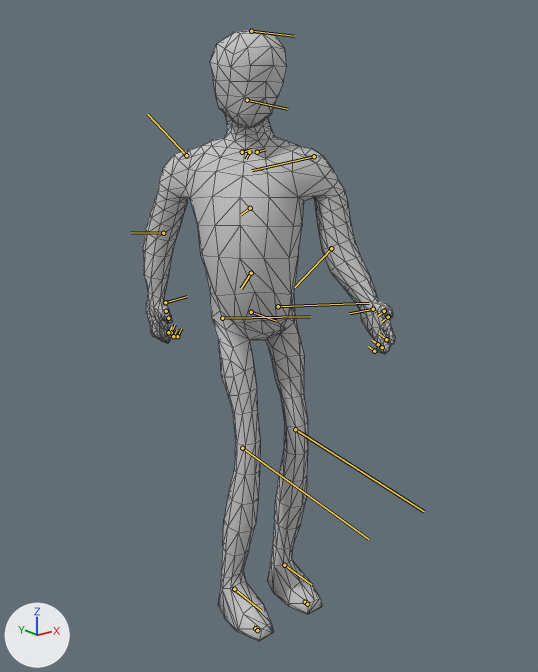
The FBX model P4/Project Stad 2/Assets/Prefabs/HoboWalking.FBX as it was, and as the next commit left it.
Both versions are drawn from a 50 mm camera at (-1.33, -1.713, 1.629) aimed at (0.013, -0.034, 0.957). The axes (+X, +Y, +Z) are drawn at lower left. The lights are the same throughout. Both versions are drawn at frame 31 of the action 'Take 001'; the numbers are the values there. The bones that bend it are drawn over the model as lines. Mesh edges are drawn as thin lines.

In view in the first picture: 'Character'.
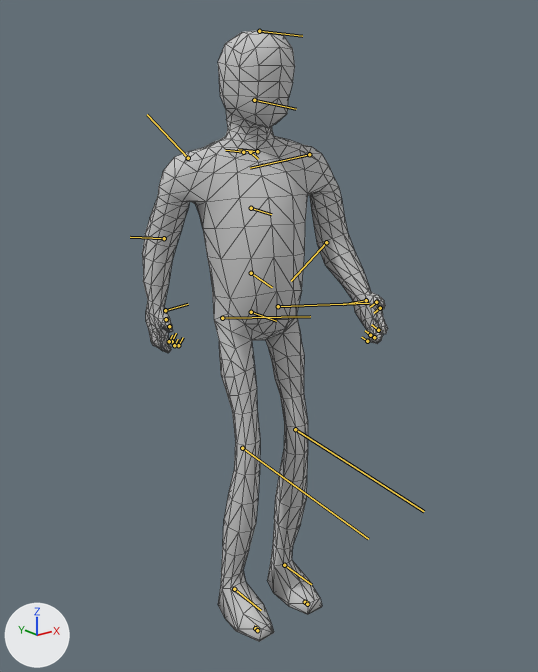
Boxes (x1, y1, x2, y2) around the edits, measured in the pictures (538 x 672 px):
'Character', posed
    before: (143, 30, 396, 642)
    after: (142, 31, 388, 642)
bone 'Bip001 Spine', root to tip
    before: (251, 273) to (241, 288)
    after: (251, 273) to (272, 287)
bone 'Bip001 L UpperArm', root to tip
    before: (314, 156) to (252, 170)
    after: (309, 154) to (250, 168)
bone 'Bip001 R UpperArm', root to tip
    before: (186, 155) to (147, 114)
    after: (188, 158) to (147, 114)
bone 'Bip001 Head', root to tip
    before: (247, 100) to (287, 109)
    after: (254, 100) to (296, 109)

The change, as a diff of the scene's bpy script:
```diff
--- a/P4/Project Stad 2/Assets/Prefabs/HoboWalking.FBX.py
+++ b/P4/Project Stad 2/Assets/Prefabs/HoboWalking.FBX.py
@@ bone_bip001_spine @@
 bone_bip001_spine = bpy.data.objects['Bip001'].pose.bones['Bip001 Spine']  # child of 'Bip001 Pelvis'
-bone_bip001_spine.rotation_quaternion = (0.918, -0.396, 0.015, 0.0)  # degrees (-47, 2, -1)
+bone_bip001_spine.rotation_quaternion = (0.989, -0.149, 0.006, 0.0)  # degrees (-17, 1, 0)
@@ bone_bip001_l_upperarm @@
 bone_bip001_l_upperarm = bpy.data.objects['Bip001'].pose.bones['Bip001 L UpperArm']  # child of 'Bip001 L Clavicle'
-bone_bip001_l_upperarm.rotation_quaternion = (0.92, -0.389, -0.044, -0.023)  # degrees (-46, -6, 0)
+bone_bip001_l_upperarm.rotation_quaternion = (0.988, -0.146, -0.009, -0.053)  # degrees (-17, -2, -6)
@@ bone_bip001_r_upperarm @@
 bone_bip001_r_upperarm = bpy.data.objects['Bip001'].pose.bones['Bip001 R UpperArm']  # child of 'Bip001 R Clavicle'
-bone_bip001_r_upperarm.rotation_quaternion = (0.905, -0.383, 0.097, 0.156)  # degrees (-44, 17, 13)
+bone_bip001_r_upperarm.rotation_quaternion = (0.97, -0.144, 0.039, 0.191)  # degrees (-15, 8, 21)
@@ bone_bip001_head @@
 bone_bip001_head = bpy.data.objects['Bip001'].pose.bones['Bip001 Head']  # child of 'Bip001 Neck'
-bone_bip001_head.rotation_quaternion = (0.918, 0.393, -0.053, 0.0)  # degrees (46, -6, -2)
+bone_bip001_head.rotation_quaternion = (0.989, 0.148, -0.02, 0.0)  # degrees (17, -2, 0)
@@ bone_bip001_l_thigh @@
 bone_bip001_l_thigh = bpy.data.objects['Bip001'].pose.bones['Bip001 L Thigh']  # child of 'Bip001 Spine'
-bone_bip001_l_thigh.location = (-0.009, -0.077, 0.033)
-bone_bip001_l_thigh.rotation_quaternion = (0.917, -0.39, 0.067, 0.054)  # degrees (-46, 10, 3)
+bone_bip001_l_thigh.location = (-0.003, -0.031, 0.005)
+bone_bip001_l_thigh.rotation_quaternion = (0.987, -0.147, 0.025, 0.058)  # degrees (-17, 4, 6)
@@ bone_bip001_r_thigh @@
 bone_bip001_r_thigh = bpy.data.objects['Bip001'].pose.bones['Bip001 R Thigh']  # child of 'Bip001 Spine'
-bone_bip001_r_thigh.location = (0.009, 0.077, -0.033)
-bone_bip001_r_thigh.rotation_quaternion = (0.917, -0.39, 0.067, 0.054)  # degrees (-46, 10, 3)
+bone_bip001_r_thigh.location = (0.003, 0.031, -0.005)
+bone_bip001_r_thigh.rotation_quaternion = (0.987, -0.147, 0.025, 0.058)  # degrees (-17, 4, 6)
```
